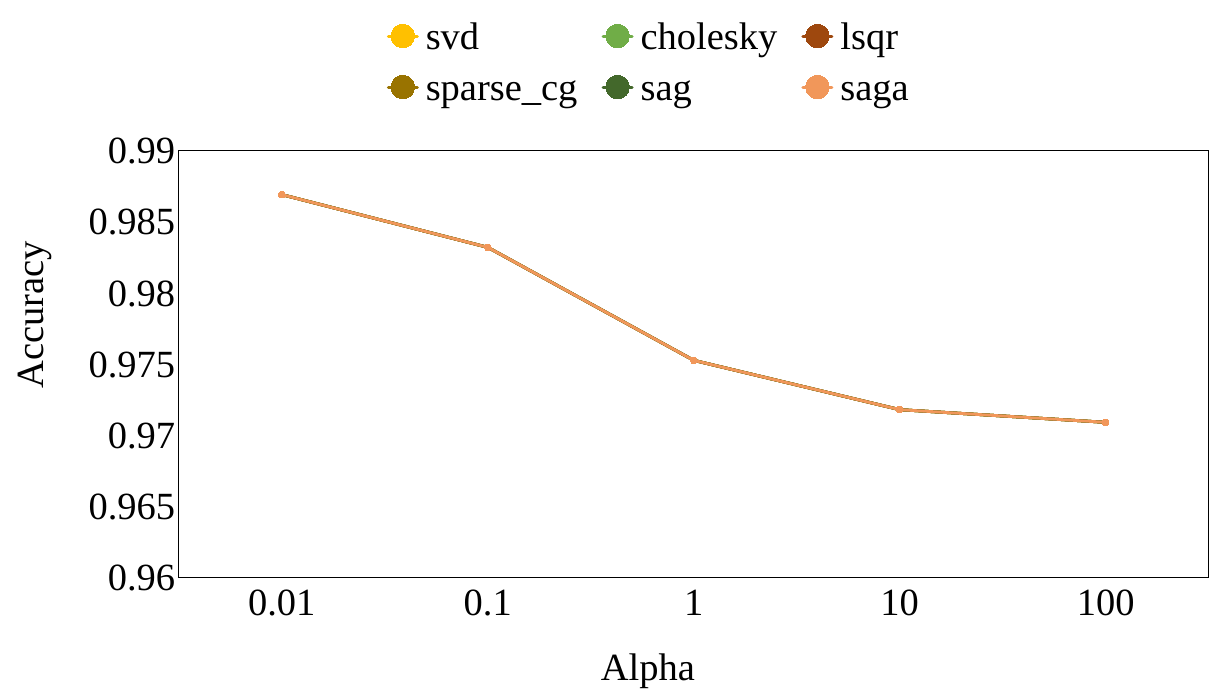
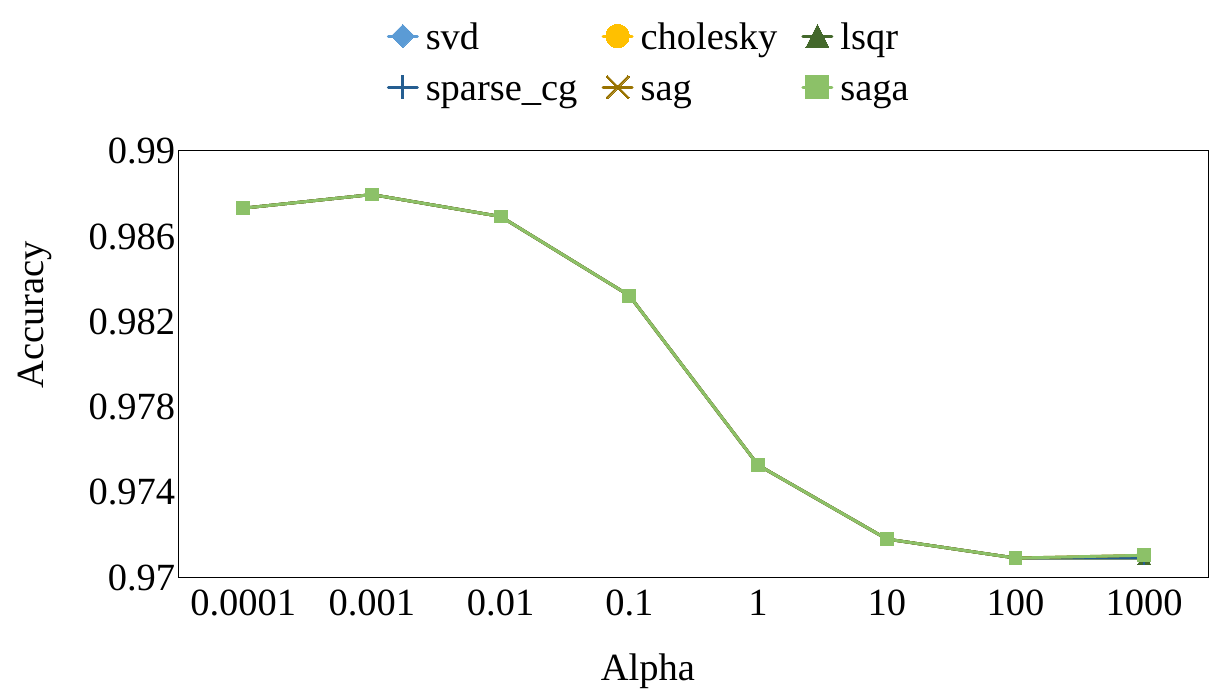
Before and after one commit to AlexChang/StatImgClassification, a slide deck: slide 5 of graph.pptx. Drawn at 1232x693 pixels with LibreOffice and Linux fonts; fonts in the diff are those of the drawing. Boxes give left, top, right and bottom in pixels: in the first picture for what was removed or moved away, otherwise in the second. Text is boxed around its words. In the diff, an @@ line names an element or a change of style, - is before the commit and + after.

```diff
--- a/graph.pptx
+++ b/graph.pptx
@@ line chart at (66,0,1232,637) @@
-categories: 0.01, 0.1, 1, 10, 100
+categories: 1E-4, 1E-3, 0.01, 0.1, 1, 10, 100, 1000
-svd: 0.99, 0.98, 0.98, 0.97, 0.97
+svd: 0.9873, 0.9879, 0.9869, 0.9832, 0.9753, 0.9718, 0.9709, 0.9709
@@ colour of svd #FFC000 to #5B9BD5 @@
-cholesky: 0.99, 0.98, 0.98, 0.97, 0.97
+cholesky: 0.9873, 0.9879, 0.9869, 0.9832, 0.9753, 0.9718, 0.9709, 0.9709
@@ colour of cholesky #70AD47 to #FFC000 @@
-lsqr: 0.99, 0.98, 0.98, 0.97, 0.97
+lsqr: 0.9873, 0.9879, 0.9869, 0.9832, 0.9753, 0.9718, 0.9709, 0.9709
@@ colour of lsqr #9E480E to #43682B @@
-sparse_cg: 0.99, 0.98, 0.98, 0.97, 0.97
+sparse_cg: 0.9873, 0.9879, 0.9869, 0.9832, 0.9753, 0.9718, 0.9709, 0.9709
@@ colour of sparse_cg #997300 to #255E91 @@
-sag: 0.99, 0.98, 0.98, 0.97, 0.97
+sag: 0.9873, 0.9879, 0.9869, 0.9832, 0.9753, 0.9718, 0.9709, 0.971
@@ colour of sag #43682B to #997300 @@
-saga: 0.99, 0.98, 0.98, 0.97, 0.97
+saga: 0.9873, 0.9879, 0.9869, 0.9832, 0.9753, 0.9718, 0.9709, 0.971
@@ colour of saga #F1975A to #8CC168 @@
@@ category axis changed @@
@@ value axis changed @@
```
Also in this commit, not shown: 2 other slides changed, 12 other files.
